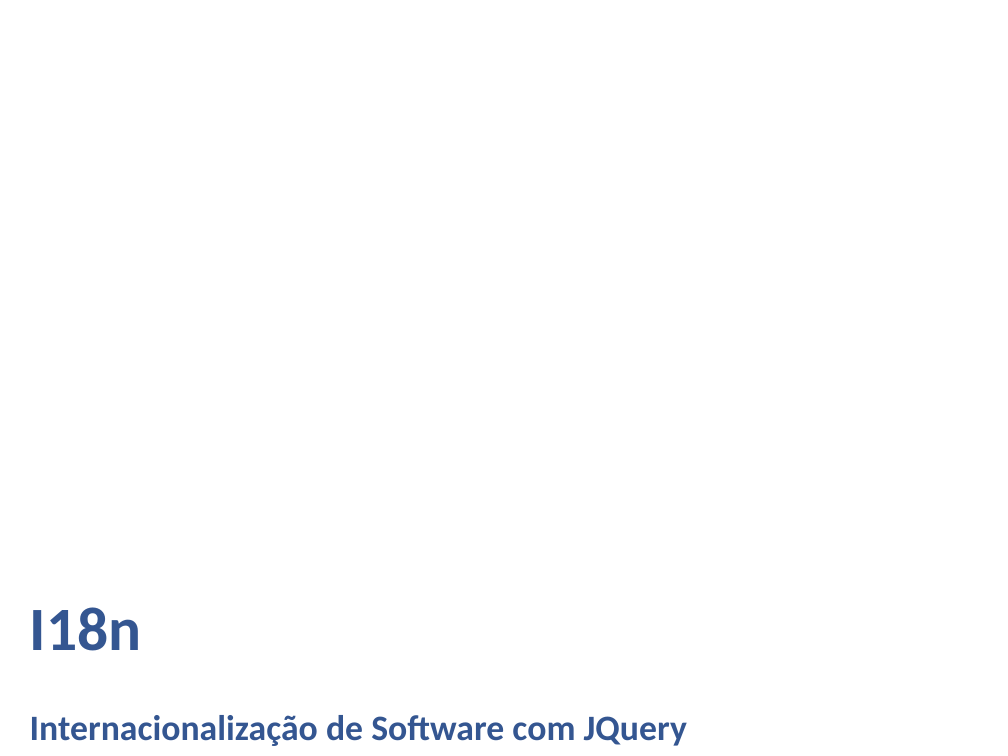
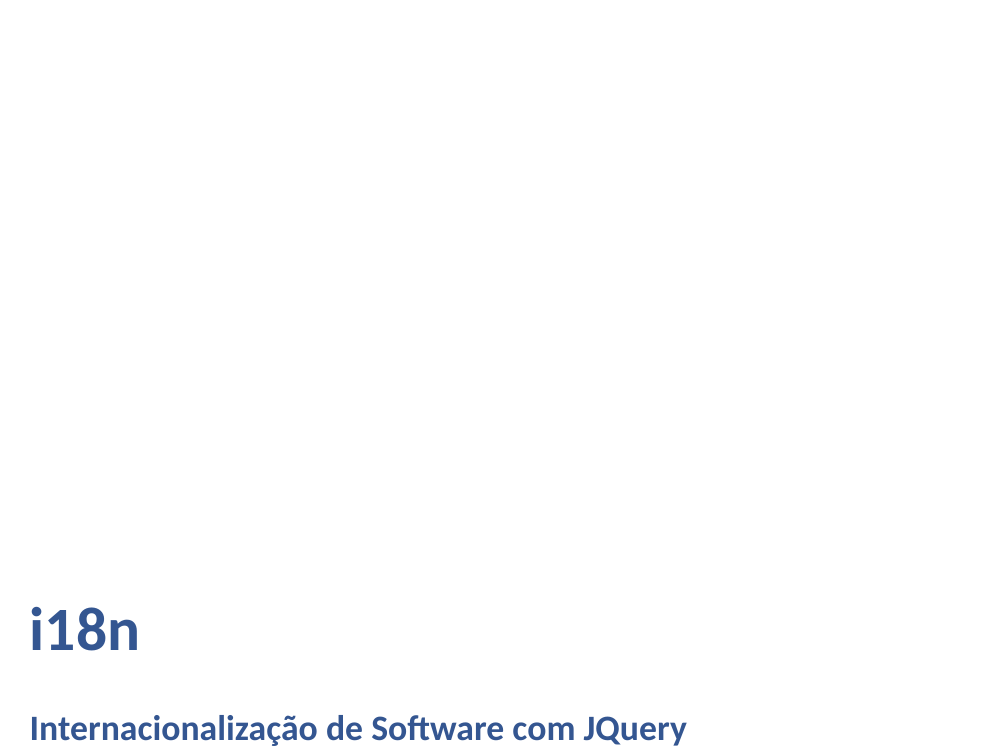
Before and after one commit to teltools/labs-jquery-i18n, a slide deck: slide 1 of I18N/I18n.pptx. Drawn at 1008x756 pixels with LibreOffice and Linux fonts; fonts in the diff are those of the drawing; background and template pictures are left out. Boxes give left, top, right and bottom in pixels: in the first picture for what was removed or moved away, otherwise in the second. Text is boxed around its words. In the diff, an @@ line names an element or a change of style, - is before the commit and + after.

```diff
--- a/I18N/I18n.pptx
+++ b/I18N/I18n.pptx
@@ title at [30, 607, 687, 746]: text changed @@
-I18n
-Internacionalização de Software com JQuery
+i18n
+Internacionalização de Software com JQuery
```
Also in this commit, not shown: 8 other slides changed.
